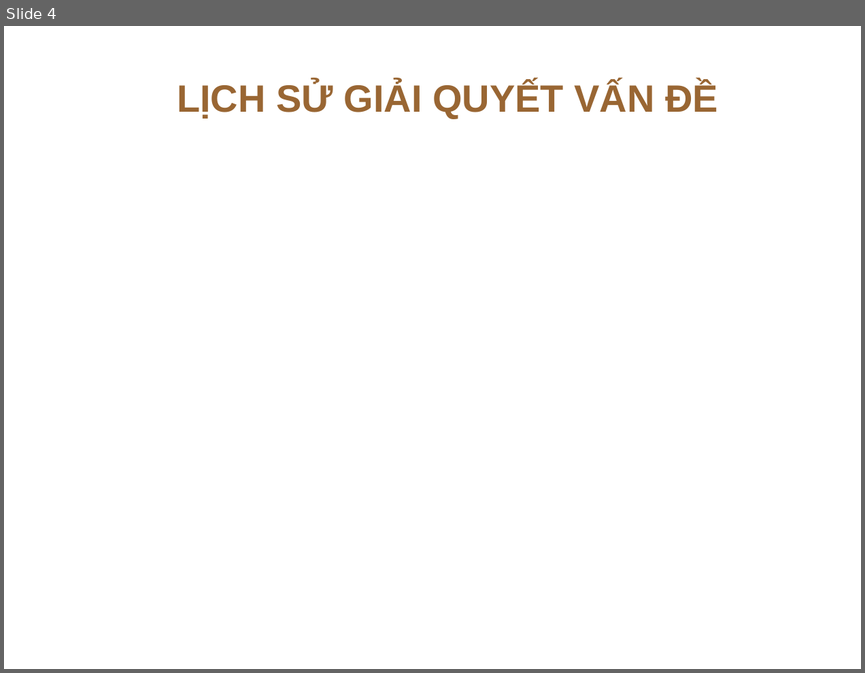
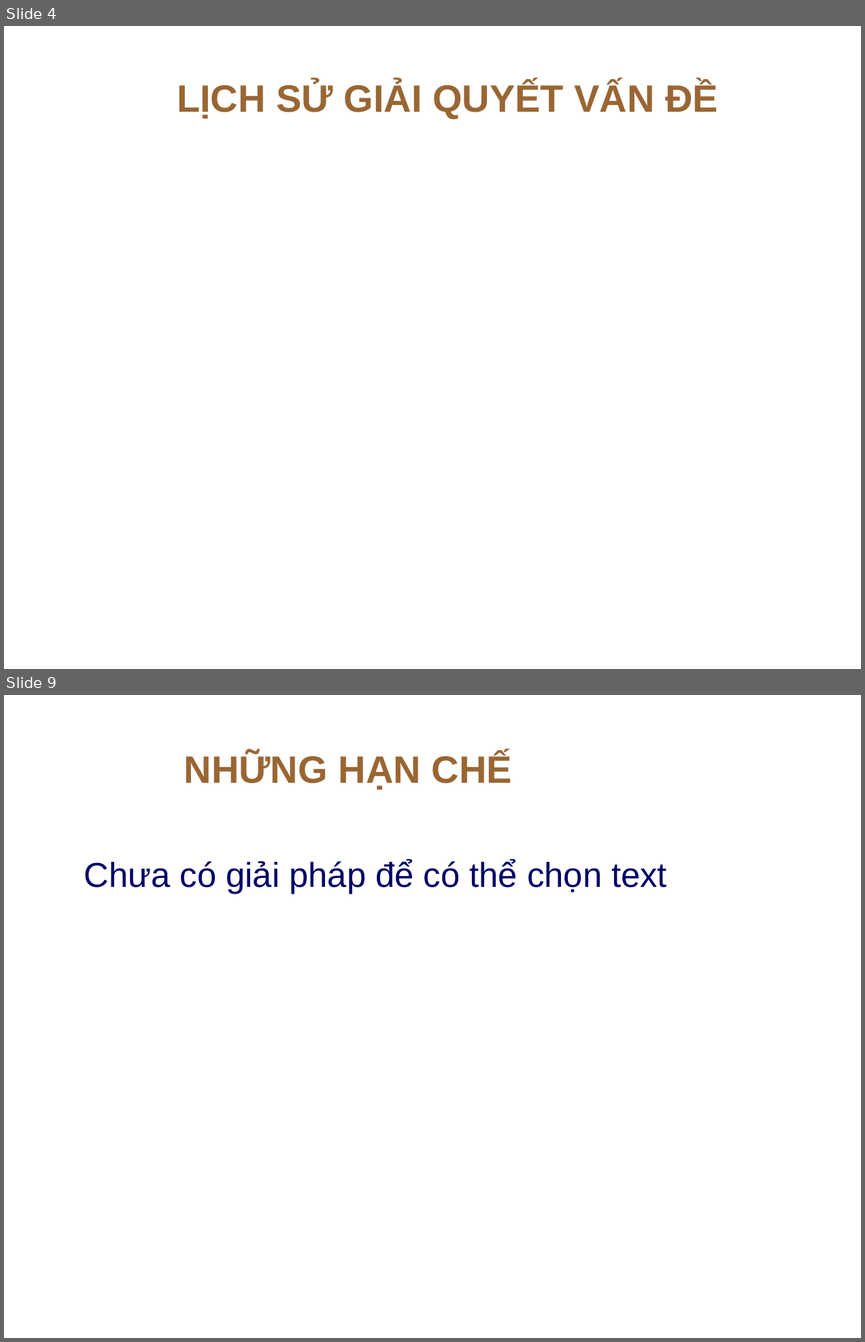
Before and after one commit to xhaitungx/pdf-reader, a slide deck: Mau Slide Powerpoint Dai hoc Can Tho CTU.pptx. Shown one above the other, each under a label of ours: slide 4 before the commit, slides 4 and 9 after it; the slides between them are not shown. The pictures are 865x673 and 865x1342 pixels, drawn with LibreOffice and Linux fonts; fonts in the diff are those of the drawing; background and template pictures are left out. Boxes give left, top, right and bottom in pixels: in the first picture for what was removed or moved away, otherwise in the second. Text is boxed around its words. In the diff, an @@ line names an element or a change of style, - is before the commit and + after.

```diff
--- a/Mau Slide Powerpoint Dai hoc Can Tho CTU.pptx
+++ b/Mau Slide Powerpoint Dai hoc Can Tho CTU.pptx
@@ slide 9 added at [4, 695, 861, 1338], background picture (left out) @@
@@ title added at [184, 753, 512, 790], 32 pt, text #996633, bold @@
+NHỮNG HẠN CHẾ
@@ text added at [84, 859, 667, 894], 29 pt, text #000066 @@
+Chưa có giải pháp để có thể chọn text
```
Also in this commit, not shown: 7 slides changed, 14 slides removed, 3 other files.
